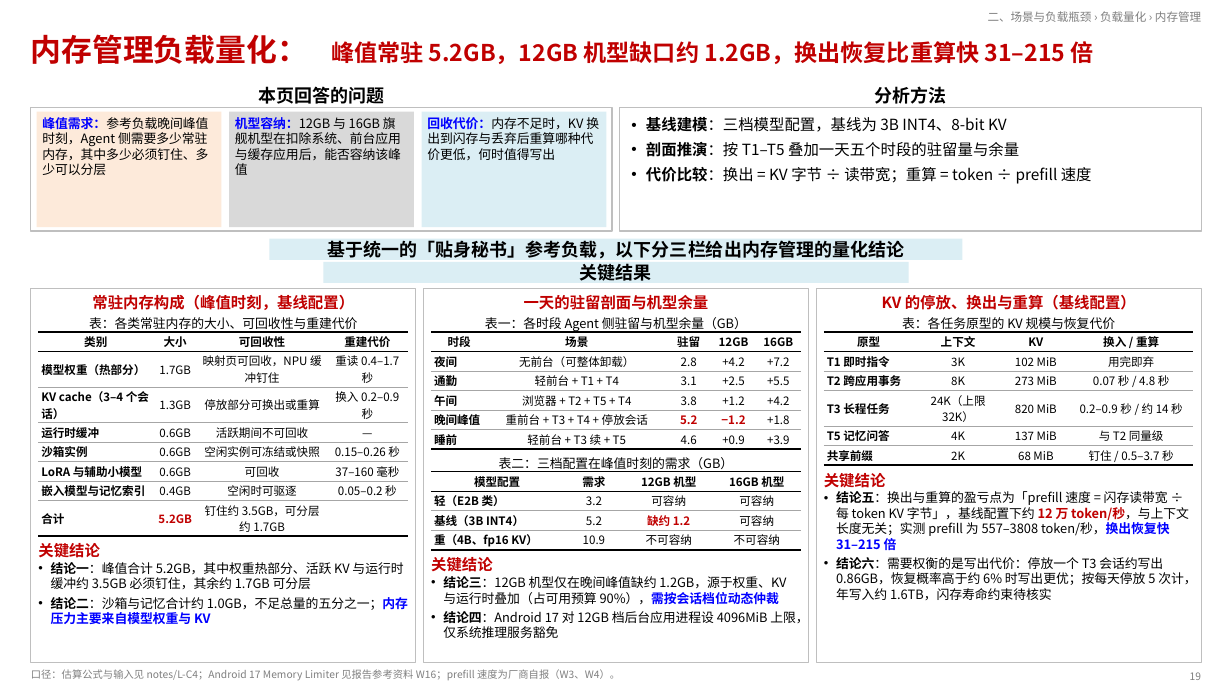
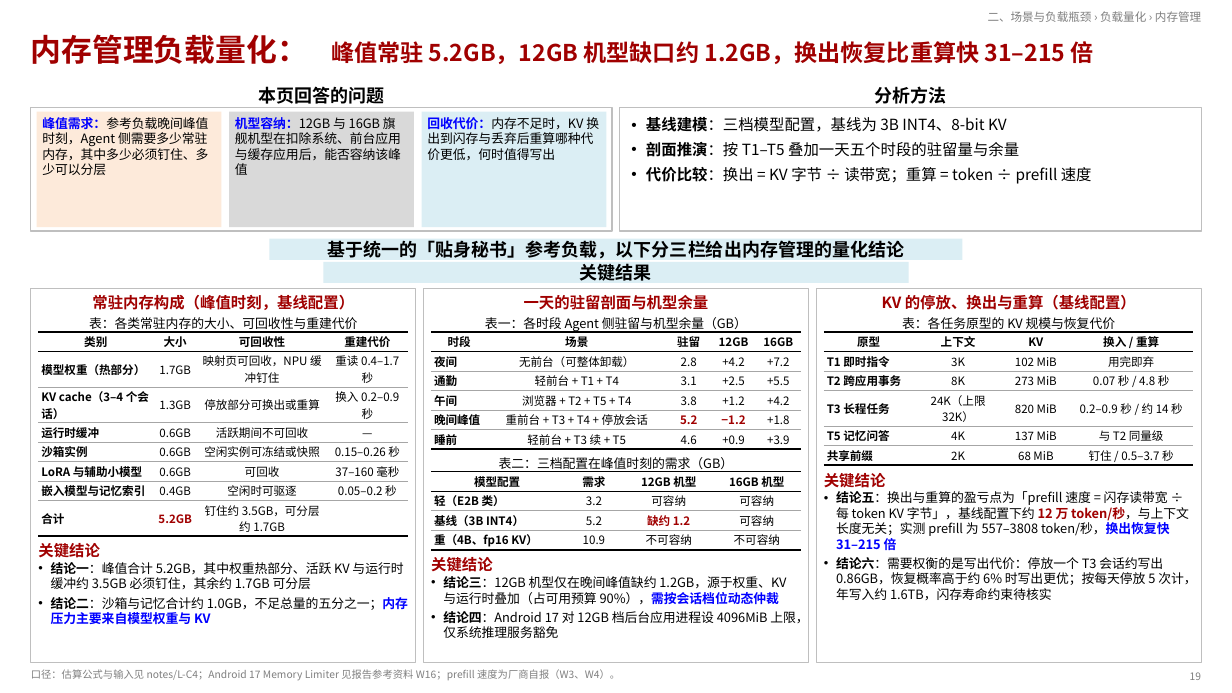
Before and after one commit to SiriusBHU/memory_system_architecture_summary, a slide deck: slide 19 of proposals/agentos-components/ppt/AgentOS三项系统服务-汇报.pptx. Drawn at 1232x693 pixels with LibreOffice and Linux fonts; fonts in the diff are those of the drawing. Boxes give left, top, right and bottom in pixels: in the first picture for what was removed or moved away, otherwise in the second. Text is boxed around its words. In the diff, an @@ line names an element or a change of style, - is before the commit and + after.

```diff
--- a/proposals/agentos-components/ppt/AgentOS三项系统服务-汇报.pptx
+++ b/proposals/agentos-components/ppt/AgentOS三项系统服务-汇报.pptx
@@ table at (39, 332, 409, 536) @@
@@ text colour #C00000 to #A00000 in "5.2GB" @@
@@ table at (432, 332, 800, 452) @@
@@ text colour #C00000 to #A00000 in "5.2", "−1.2" @@
@@ table at (432, 471, 801, 551) @@
@@ text colour #C00000 to #A00000 in "缺约 1.2" @@
@@ text colour #C00000 to #A00000 in 7 elements at (31, 34, 1094, 64), (92, 295, 354, 310), (38, 543, 100, 558), (524, 295, 709, 310), (431, 557, 493, 572), (882, 295, 1136, 310), (824, 473, 886, 488) @@
@@ text at (836, 491, 1189, 550): text colour #C00000 to #A00000 in "12 万 token/秒，与上下文长度无关；实测" @@
```
Also in this commit, not shown: 49 other slides changed, 58 other files.
